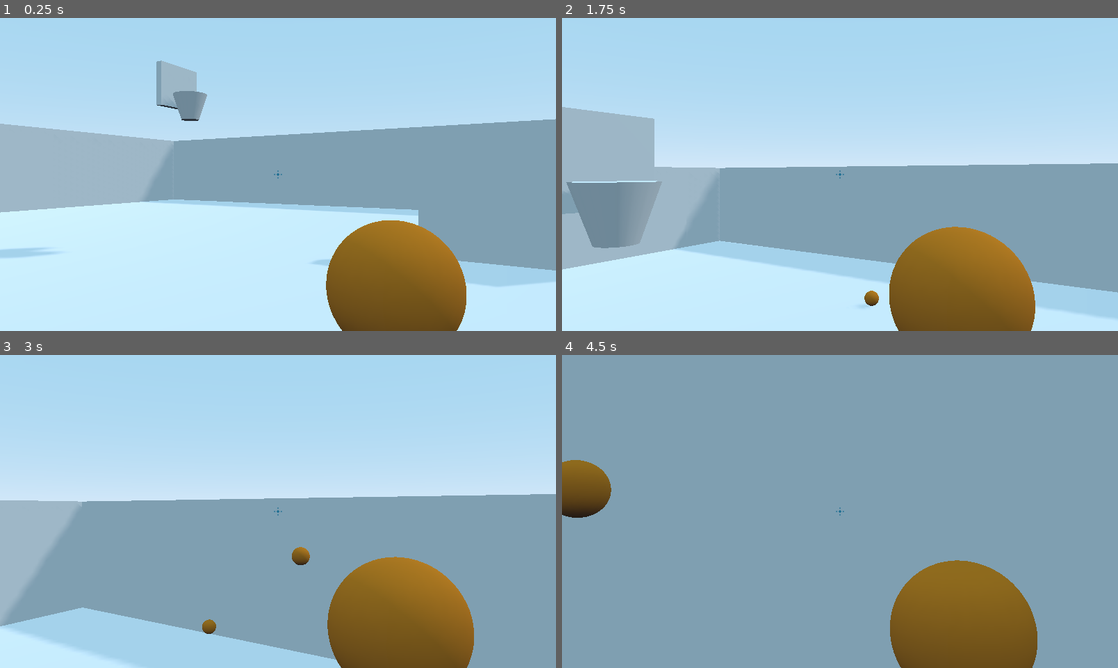
Above: before the commit, frames 1-4 (two rows, left to right).
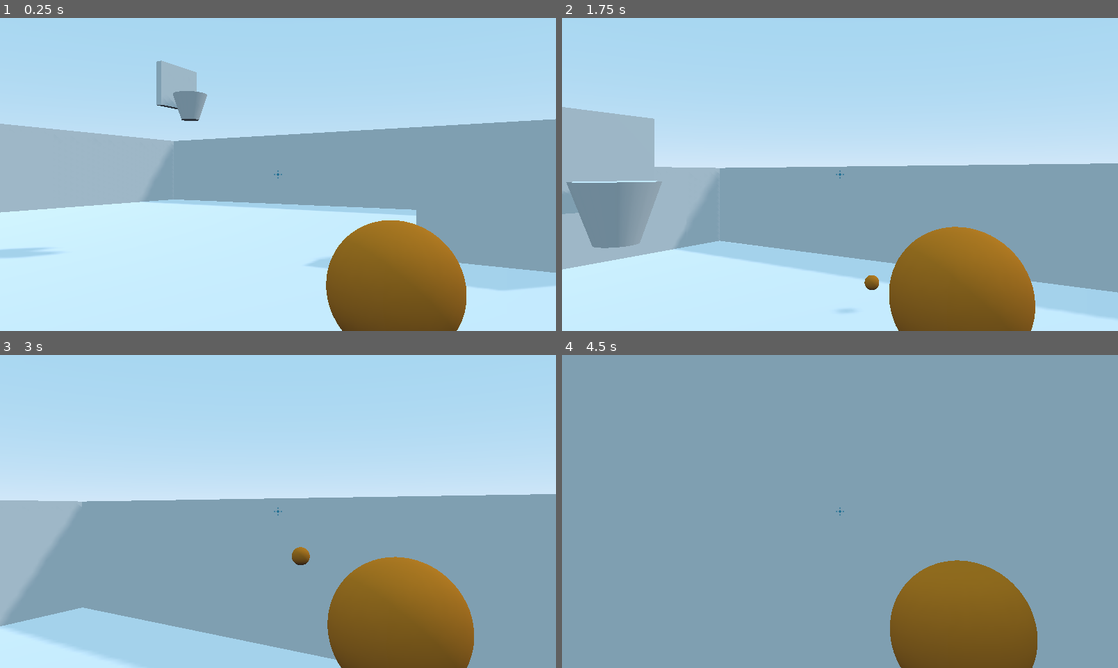
Above: after the commit, the same moments.

Repository: eddyjaguirre/moon-dunk
Game: Godot game, scene res://src/Game.tscn
Two runs of this game, one before a commit and one after it. Both use one fixed random seed, a clock stepped at 60 frames per second and the inputs below.
Inputs (mouse positions are in pixels of both pictures, inside the frame that each line leads up to):
- Up to frame 1 (0.25 s): no input
- Up to frame 2 (1.75 s): move the mouse to (867, 174) at 0.52 s; hold W (move_forward) from 0.53 s (still down); click (867, 174) at 0.6 s; tap Space (jump) at 0.77, 1.52 s; move the mouse to (812, 174) at 1.27 s; click (812, 174) at 1.35 s
- Up to frame 3 (3 s): keep holding W (move_forward); move the mouse to (289, 505) at 2.02 s; click (289, 505) at 2.1 s; move the mouse to (272, 517) at 2.77 s; click (272, 517) at 2.85 s
- Up to frame 4 (4.5 s): keep holding W (move_forward); tap Space (jump) at 3.02, 3.77 s; move the mouse to (878, 514) at 3.52 s; click (878, 514) at 3.6 s; move the mouse to (795, 508) at 4.27 s; click (795, 508) at 4.35 s

The runs differ from the first frame. In frame 1, 0.3% of the frame differs, in the area x 55-100%, y 61-87%; in frame 2, 0.2%; in frame 3, less than 0.1%; in frame 4, 1.4%, in the area x 0-9%, y 33-52%.

Commit message:
Fixed issues

Diff:
--- a/src/environment/Hoop.tscn
+++ b/src/environment/Hoop.tscn
@@ -1,17 +1,19 @@
-[gd_scene load_steps=6 format=2]
+[gd_scene load_steps=7 format=2]
 
 [ext_resource path="res://src/environment/Hoop.gd" type="Script" id=1]
 
 [sub_resource type="CubeMesh" id=1]
 size = Vector3( 3, 2.5, 0.4 )
 
-[sub_resource type="ConcavePolygonShape" id=2]
+[sub_resource type="PhysicsMaterial" id=2]
+
+[sub_resource type="ConcavePolygonShape" id=3]
 data = PoolVector3Array( -1.5, 1.25, 0.2, 1.5, 1.25, 0.2, -1.5, -1.25, 0.2, 1.5, 1.25, 0.2, 1.5, -1.25, 0.2, -1.5, -1.2 …(536 unchanged characters)…
 
-[sub_resource type="BoxShape" id=3]
+[sub_resource type="BoxShape" id=4]
 extents = Vector3( 1, 1, 0.25 )
 
-[sub_resource type="CylinderMesh" id=4]
+[sub_resource type="CylinderMesh" id=5]
 bottom_radius = 0.5
 height = 1.5
 
@@ -25,9 +27,10 @@
 
 [node name="StaticBody" type="StaticBody" parent="Board"]
 collision_layer = 2
+physics_material_override = SubResource( 2 )
 
 [node name="CollisionShape" type="CollisionShape" parent="Board/StaticBody"]
-shape = SubResource( 2 )
+shape = SubResource( 3 )
 
 [node name="Area" type="Area" parent="Board"]
 collision_layer = 4
--- a/src/levels/TestLevel.tscn
+++ b/src/levels/TestLevel.tscn
@@ -36,7 +36,6 @@
 [node name="CSGBox2" type="CSGBox" parent="CSGCombiner"]
 transform = Transform( 1, 0, 0, 0, 1, 0, 0, 0, 1, 22, 3.25, 0 )
 cast_shadow = 3
-width = 1.0
 height = 6.0
 depth = 8.0
 material = SubResource( 2 )
@@ -44,7 +43,6 @@
 [node name="CSGBox5" type="CSGBox" parent="CSGCombiner"]
 transform = Transform( -4.37114e-08, 0, -1, 0, 1, 0, 1, 0, -4.37114e-08, 6.25, 7, 23.5 )
 cast_shadow = 3
-width = 1.0
 height = 13.5
 depth = 22.0
 material = SubResource( 2 )
@@ -53,7 +51,7 @@
 transform = Transform( -4.37114e-08, -1, 4.37114e-08, 1, -4.37114e-08, -4.37114e-08, 4.37114e-08, 4.37114e-08, 1, 0, 0, 0 )
 operation = 2
 radius = 3.0
-height = 1.5
+height = 3.0
 sides = 16
 material = ExtResource( 5 )
 
--- a/src/player/Ball.tscn
+++ /dev/null
@@ -1,33 +0,0 @@
-[gd_scene load_steps=5 format=2]
-
-[ext_resource path="res://src/player/Ball.gd" type="Script" id=1]
-
-[sub_resource type="SphereMesh" id=1]
-radius = 0.5
-height = 1.0
-
-[sub_resource type="SpatialMaterial" id=2]
-albedo_color = Color( 0.87451, 0.509804, 0.0784314, 1 )
-
-[sub_resource type="SphereShape" id=3]
-radius = 0.5
-
-[node name="Ball" type="RigidBody"]
-collision_layer = 2
-collision_mask = 6
-script = ExtResource( 1 )
-
-[node name="MeshInstance" type="MeshInstance" parent="."]
-mesh = SubResource( 1 )
-material/0 = SubResource( 2 )
-
-[node name="CollisionShape" type="CollisionShape" parent="."]
-shape = SubResource( 3 )
-
-[node name="DeadTimer" type="Timer" parent="."]
-wait_time = 10.0
-
-[node name="DropTimer" type="Timer" parent="."]
-wait_time = 0.3
-[connection signal="timeout" from="DeadTimer" to="." method="_on_DeadTimer_timeout"]
-[connection signal="timeout" from="DropTimer" to="." method="_on_DropTimer_timeout"]
--- a/src/player/Player.gd
+++ b/src/player/Player.gd
@@ -7,7 +7,7 @@
 onready var aimcast			:= $Head/Camera/AimCast
 onready var ball_pos		:= $Head/Hand/Ball
 onready var shoot_timter 	:= $ShootTimer
-onready var ball			:= preload("res://src/player/Ball.tscn")
+onready var ball			:= preload("res://src/player/ball/Ball.tscn")
 
 export var sway				:= 30
 
--- a/src/player/Ball.gd
+++ b/src/player/ball/Ball.gd
@@ -1,4 +1,3 @@
-tool
 extends RigidBody
 
 onready var deadtimer := $DeadTimer
--- /dev/null
+++ b/src/player/ball/Ball.tscn
@@ -0,0 +1,31 @@
+[gd_scene load_steps=6 format=2]
+
+[ext_resource path="res://src/player/ball/Ball.gd" type="Script" id=1]
+
+[sub_resource type="PhysicsMaterial" id=4]
+bounce = 1.0
+
+[sub_resource type="SphereShape" id=1]
+radius = 0.5
+
+[sub_resource type="SphereMesh" id=2]
+radius = 0.5
+height = 1.0
+
+[sub_resource type="SpatialMaterial" id=3]
+albedo_color = Color( 0.87451, 0.509804, 0.0784314, 1 )
+
+[node name="Ball" type="RigidBody"]
+physics_material_override = SubResource( 4 )
+script = ExtResource( 1 )
+
+[node name="CollisionShape" type="CollisionShape" parent="."]
+shape = SubResource( 1 )
+
+[node name="MeshInstance" type="MeshInstance" parent="."]
+mesh = SubResource( 2 )
+material/0 = SubResource( 3 )
+
+[node name="DeadTimer" type="Timer" parent="."]
+
+[node name="DropTimer" type="Timer" parent="."]
--- /dev/null
+++ b/src/player/ball/ball_physics_material.tres
@@ -0,0 +1,4 @@
+[gd_resource type="PhysicsMaterial" format=2]
+
+[resource]
+bounce = 1.0
Not shown: 1 places in src/environment/Hoop.tscn that only renumber resources
